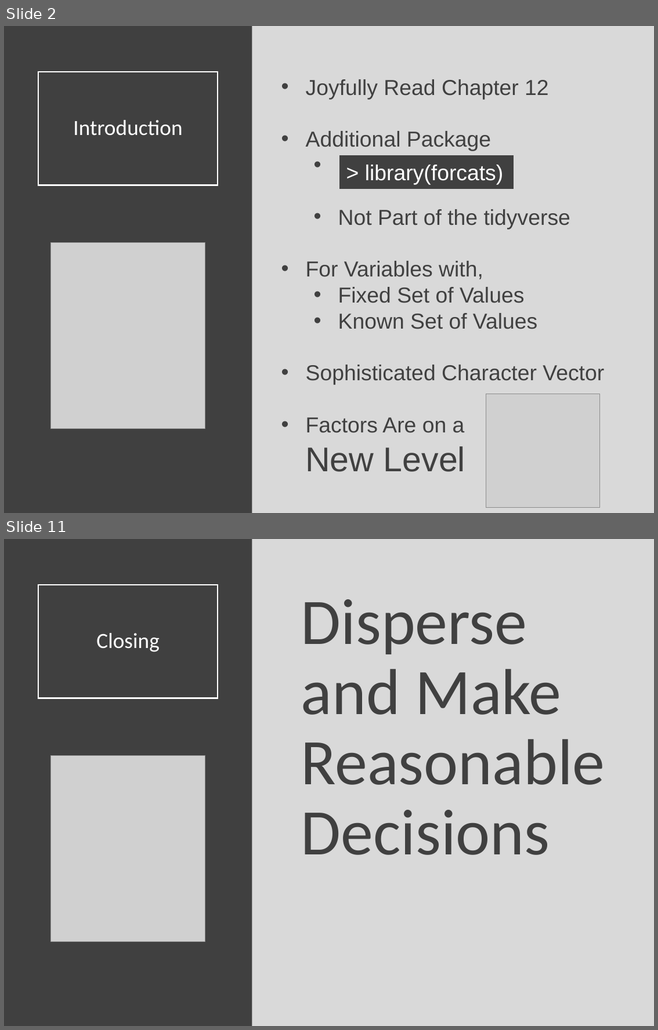
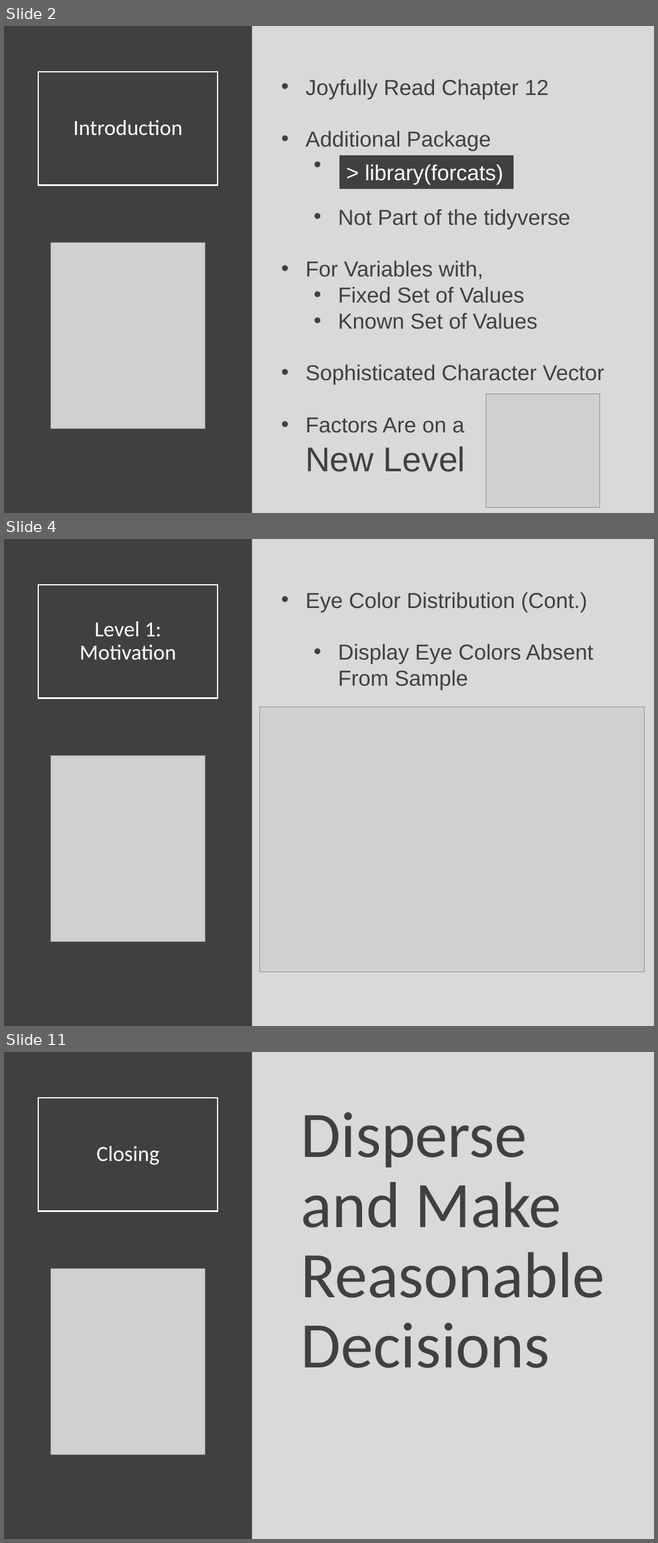
Before and after one commit to Yixf-Self/STOR320_WEBSITE, a slide deck: Lecture/Lecture 17/Lecture 17.pptx. Shown one above the other, each under a label of ours: slides 2 and 11 before the commit, slides 2, 4 and 11 after it; the slides between them are not shown. The pictures are 658x1030 and 658x1543 pixels, drawn with LibreOffice and Linux fonts; fonts in the diff are those of the drawing; grey boxes stand for pictures. Boxes give left, top, right and bottom in pixels: in the first picture for what was removed or moved away, otherwise in the second. Text is boxed around its words. In the diff, an @@ line names an element or a change of style, - is before the commit and + after.

```diff
--- a/Lecture/Lecture 17/Lecture 17.pptx
+++ b/Lecture/Lecture 17/Lecture 17.pptx
@@ slide 4 added at (x1=4, y1=539, x2=654, y2=1026), background #D9D9D9 @@
@@ rectangle added at (x1=4, y1=539, x2=252, y2=1026), fill #404040 @@
@@ title added at (x1=38, y1=584, x2=217, y2=698), outline #FFFFFF 1.5 pt, 24 pt, text #FFFFFF @@
+Level 1: Motivation
@@ text added at (x1=306, y1=592, x2=593, y2=690), 24 pt, text #404040 @@
+• Eye Color Distribution (Cont.)
+  • Display Eye Colors Absent From Sample
@@ picture added at (x1=259, y1=707, x2=644, y2=972) @@
@@ picture added at (x1=51, y1=755, x2=205, y2=942) @@
```
Also in this commit, not shown: 1 slide changed, 6 other slides added, 7 slides removed, 5 other files.
